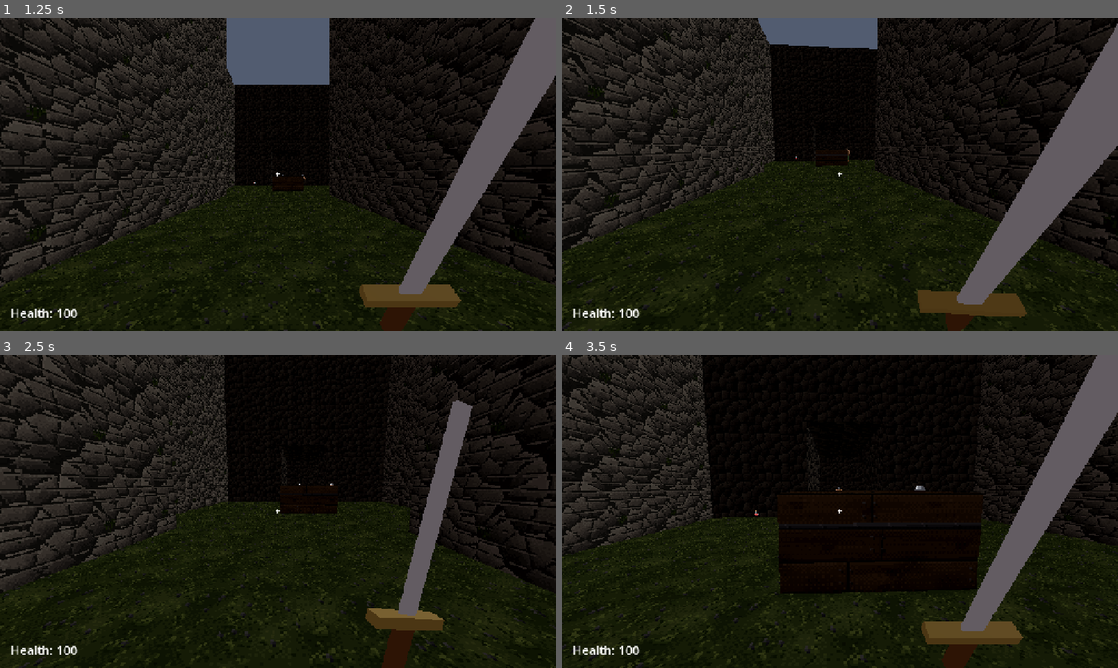
Above: before the commit, frames 1-4 (two rows, left to right).
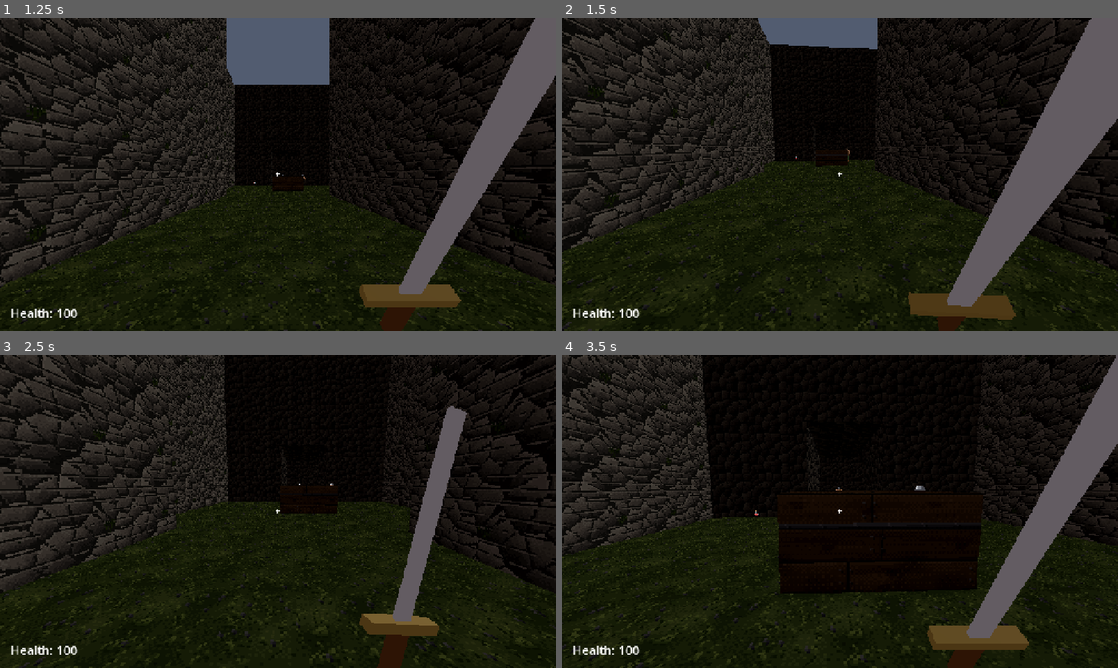
Above: after the commit, the same moments.

Repository: ryanhicke/dark-fantasy-fps
Game: Godot game, scene res://main.tscn
Same seed, same stepped clock (60 frames per second), same inputs: the game is played once before the commit and once after it.
Inputs (mouse positions are in pixels of both pictures, inside the frame that each line leads up to):
- Up to frame 1 (1.25 s): click "New Game" at 0.5 s
- Up to frame 2 (1.5 s): tap Enter (respawn) at 1.25 s; move the mouse to (867, 174) at 1.27 s; hold W (move_forward) from 1.28 s (still down); hold E (use) from 1.28 s (still down); click (867, 174) at 1.42 s
- Up to frame 3 (2.5 s): keep holding W (move_forward); tap Space (jump) at 1.52, 2.27 s; move the mouse to (250, 511) at 2.02 s; release E (use) at 2.03 s; click (250, 511) at 2.1 s; tap E (use) at 2.3 s
- Up to frame 4 (3.5 s): keep holding W (move_forward); move the mouse to (851, 505) at 2.77 s; hold E (use) from 2.78 s (still down); click (851, 505) at 2.92 s

Frame 1 is identical in both runs. In frame 2, 5.3% of the frame differs, in the area x 62-100%, y 0-100%; in frame 3, 1.9%; in frame 4, 4.7%.

Commit message:
Add weapon bob, mouse sway, landing dip, and view shake
Co-Authored-By: Claude Opus 5.5 <noreply@anthropic.com>

Diff:
--- a/core/event_bus.gd
+++ b/core/event_bus.gd
@@ -79,3 +79,7 @@
 ## Emitted when the player starts raising a weapon. Null means no weapon.
 @warning_ignore("unused_signal")
 signal player_weapon_changed(weapon_data: WeaponData)
+
+## Shakes the player's view; [param strength] 0..1 (explosions, roars).
+@warning_ignore("unused_signal")
+signal screen_shake_requested(strength: float)
--- a/enemies/great_demon/great_demon_phases.gd
+++ b/enemies/great_demon/great_demon_phases.gd
@@ -24,6 +24,8 @@
 @export_range(0.1, 1.0) var interval_scale_per_obelisk: float = 0.75
 ## Played on each destroyed obelisk. Null is silent.
 @export var roar_sound: AudioStream
+## View shake (0..1) on each roar, so the hit lands even while silent.
+@export var roar_shake: float = 0.8
 
 var obelisks_destroyed: int = 0
 
@@ -107,3 +109,4 @@
 func _roar() -> void:
 	_demon.play_sound(roar_sound)
 	_sprite.flash_pain(EnemyBrain.State.CHASE, false)
+	EventBus.screen_shake_requested.emit(roar_shake)
--- a/player/player.gd
+++ b/player/player.gd
@@ -168,6 +168,15 @@
 		target.call(&"use", self)
 
 
+## Head bob state, so ViewFeel can keep the weapon bob in step.
+func get_bob_phase() -> float:
+	return _bob_phase
+
+
+func get_bob_weight() -> float:
+	return _bob_weight
+
+
 func can_heal() -> bool:
 	return not _health.is_dead() and _health.current_health < _health.max_health
 
--- a/player/player.tscn
+++ b/player/player.tscn
@@ -16,6 +16,7 @@
 [ext_resource type="PackedScene" path="res://weapons/healing_wand/healing_wand.tscn" id="14_healing_wand"]
 [ext_resource type="PackedScene" path="res://weapons/armor_spell/armor_spell.tscn" id="15_armor_spell"]
 [ext_resource type="PackedScene" path="res://weapons/lightning/lightning.tscn" id="16_lightning"]
+[ext_resource type="Script" path="res://player/view_feel.gd" id="17_view_feel"]
 
 [sub_resource type="CapsuleShape3D" id="CapsuleShape3D_body"]
 radius = 0.4
@@ -58,3 +59,9 @@
 [node name="UseCast" type="RayCast3D" parent="Head/Camera3D"]
 enabled = false
 target_position = Vector3(0, 0, -2)
+
+[node name="ViewFeel" type="Node" parent="." node_paths=PackedStringArray("player", "camera", "weapon_holder")]
+script = ExtResource("17_view_feel")
+player = NodePath("..")
+camera = NodePath("../Head/Camera3D")
+weapon_holder = NodePath("../Head/Camera3D/WeaponHolder")
--- /dev/null
+++ b/player/view_feel.gd
@@ -0,0 +1,123 @@
+class_name ViewFeel
+extends Node
+## Cosmetic camera and weapon motion: Doom-style weapon bob while walking,
+## weapon sway that lags mouse turns, a dip on hard landings, and screen
+## shake from damage and nearby explosions.
+##
+## Only moves the weapon holder's position and the camera's h/v offsets,
+## which nothing else touches, so it never fights head bob or weapon
+## animations. Purely visual, so it runs in _process.
+
+## Fall speed (m/s) that gives the full landing dip.
+const HARD_LANDING_SPEED: float = 12.0
+## Fall speeds below this don't dip at all (small steps, stairs).
+const MIN_LANDING_SPEED: float = 4.0
+
+@export var player: Player
+@export var camera: Camera3D
+@export var weapon_holder: Node3D
+
+@export_group("Weapon Bob")
+@export var weapon_bob_enabled: bool = true
+## Meters of side-to-side swing at full speed.
+@export var weapon_bob_side: float = 0.025
+## Meters of dip at full speed.
+@export var weapon_bob_down: float = 0.018
+
+@export_group("Weapon Sway")
+## Meters of lag per pixel of mouse movement.
+@export var sway_per_pixel: float = 0.00012
+@export var sway_max: float = 0.03
+## How fast sway returns to center (1/s).
+@export var sway_return_speed: float = 10.0
+
+@export_group("Landing")
+## Camera dip in meters on a hard landing.
+@export var landing_dip: float = 0.12
+@export var landing_recover_speed: float = 6.0
+
+@export_group("Shake")
+@export var shake_enabled: bool = true
+## Shake strength (0..1) per point of damage taken.
+@export var shake_per_damage: float = 0.03
+## Camera offset in meters at strength 1.
+@export var shake_max_offset: float = 0.06
+## Strength lost per second.
+@export var shake_decay: float = 2.5
+
+var _sway: Vector2 = Vector2.ZERO
+var _holder_rest: Vector3 = Vector3.ZERO
+var _was_on_floor: bool = true
+var _last_fall_speed: float = 0.0
+var _landing_offset: float = 0.0
+var _shake: float = 0.0
+
+
+func _ready() -> void:
+	if player == null or camera == null or weapon_holder == null:
+		push_error("ViewFeel: player, camera, and weapon_holder must be assigned.")
+		set_process(false)
+		set_process_unhandled_input(false)
+		return
+	_holder_rest = weapon_holder.position
+	EventBus.player_damaged.connect(_on_player_damaged)
+	EventBus.screen_shake_requested.connect(add_shake)
+
+
+func _unhandled_input(event: InputEvent) -> void:
+	var motion: InputEventMouseMotion = event as InputEventMouseMotion
+	if motion == null or Input.mouse_mode != Input.MOUSE_MODE_CAPTURED:
+		return
+	# Opposite the turn, so the weapon trails behind the view.
+	_sway -= motion.screen_relative * sway_per_pixel
+	_sway = _sway.limit_length(sway_max)
+
+
+func _process(delta: float) -> void:
+	_update_landing(delta)
+	_update_weapon(delta)
+	_update_shake(delta)
+
+
+## Adds [param strength] (0..1) of shake, capped at 1.
+func add_shake(strength: float) -> void:
+	if shake_enabled:
+		_shake = minf(_shake + strength, 1.0)
+
+
+func _update_landing(delta: float) -> void:
+	var on_floor: bool = player.is_on_floor()
+	if on_floor and not _was_on_floor and _last_fall_speed > MIN_LANDING_SPEED:
+		var weight: float = clampf(
+			inverse_lerp(MIN_LANDING_SPEED, HARD_LANDING_SPEED, _last_fall_speed), 0.0, 1.0)
+		_landing_offset = -landing_dip * weight
+	if not on_floor:
+		_last_fall_speed = maxf(-player.velocity.y, 0.0)
+	_was_on_floor = on_floor
+	_landing_offset = move_toward(_landing_offset, 0.0, landing_recover_speed * landing_dip * delta)
+
+
+func _update_weapon(delta: float) -> void:
+	_sway = _sway.move_toward(Vector2.ZERO, sway_return_speed * sway_max * delta)
+	var offset: Vector3 = Vector3(_sway.x, -_sway.y, 0.0)
+	if weapon_bob_enabled:
+		var phase: float = player.get_bob_phase()
+		var weight: float = player.get_bob_weight()
+		# Doom's weapon arc: side to side once per stride, lowest in the
+		# middle, so the weapon traces a U.
+		offset.x += cos(phase) * weapon_bob_side * weight
+		offset.y -= absf(sin(phase)) * weapon_bob_down * weight
+	offset.y += _landing_offset * 0.5
+	weapon_holder.position = _holder_rest + offset
+
+
+func _update_shake(delta: float) -> void:
+	_shake = move_toward(_shake, 0.0, shake_decay * delta)
+	# Squared, so small shakes fade out softly instead of stopping dead.
+	var amount: float = _shake * _shake * shake_max_offset
+	camera.h_offset = randf_range(-amount, amount)
+	camera.v_offset = randf_range(-amount, amount) + _landing_offset
+
+
+func _on_player_damaged(amount: float) -> void:
+	add_shake(amount * shake_per_damage)
--- a/spells/explosion_effect.gd
+++ b/spells/explosion_effect.gd
@@ -11,6 +11,10 @@
 @export var end_scale: float = 2.5
 ## Blast sound, played through the pool so it outlives this short effect.
 @export var sound: AudioStream
+## View shake (0..1) for a player standing at the blast.
+@export var shake_strength: float = 0.5
+## Meters from the blast at which the shake fades to nothing.
+@export var shake_radius: float = 10.0
 
 @onready var _sprite: MeshInstance3D = $Sprite
 @onready var _material: StandardMaterial3D = _sprite.material_override as StandardMaterial3D
@@ -27,3 +31,13 @@
 
 func _play_sound() -> void:
 	AudioManager.play_sfx_at(sound, global_position)
+	_shake_view()
+
+
+func _shake_view() -> void:
+	var camera: Camera3D = get_viewport().get_camera_3d()
+	if camera == null or shake_strength <= 0.0 or shake_radius <= 0.0:
+		return
+	var falloff: float = 1.0 - global_position.distance_to(camera.global_position) / shake_radius
+	if falloff > 0.0:
+		EventBus.screen_shake_requested.emit(shake_strength * falloff)
Not shown, added: player/view_feel.gd.uid
